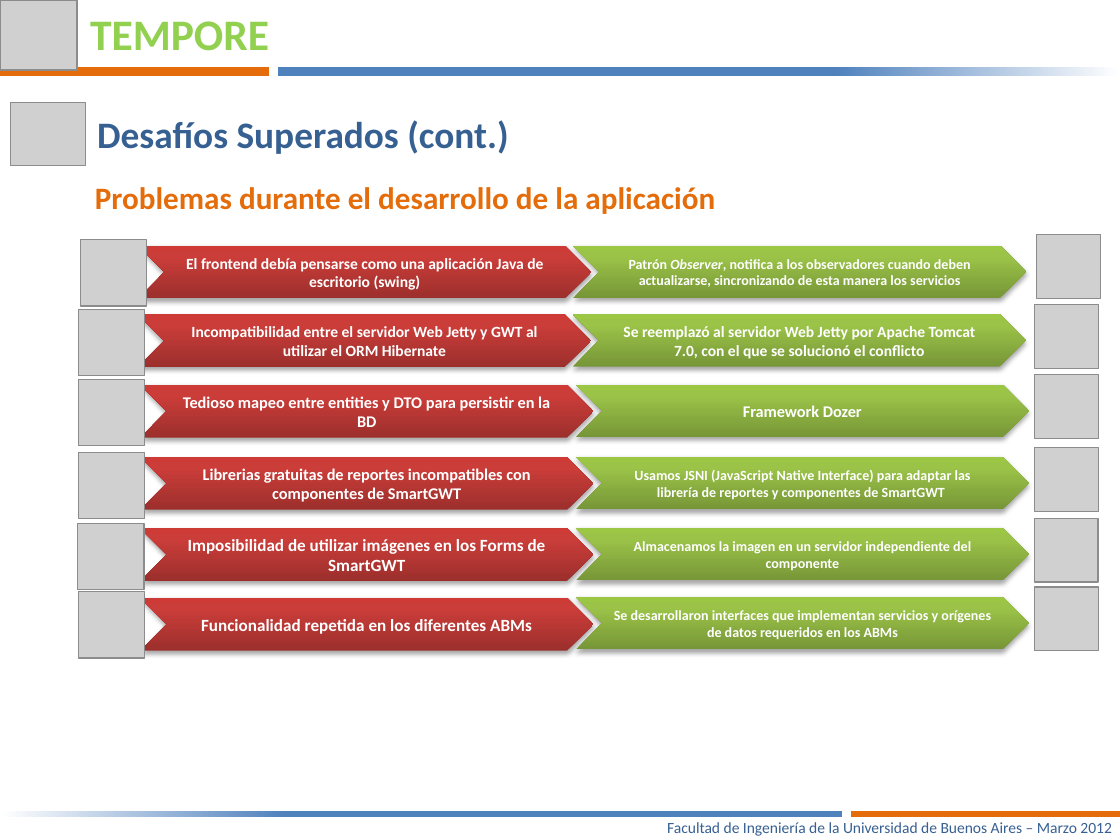
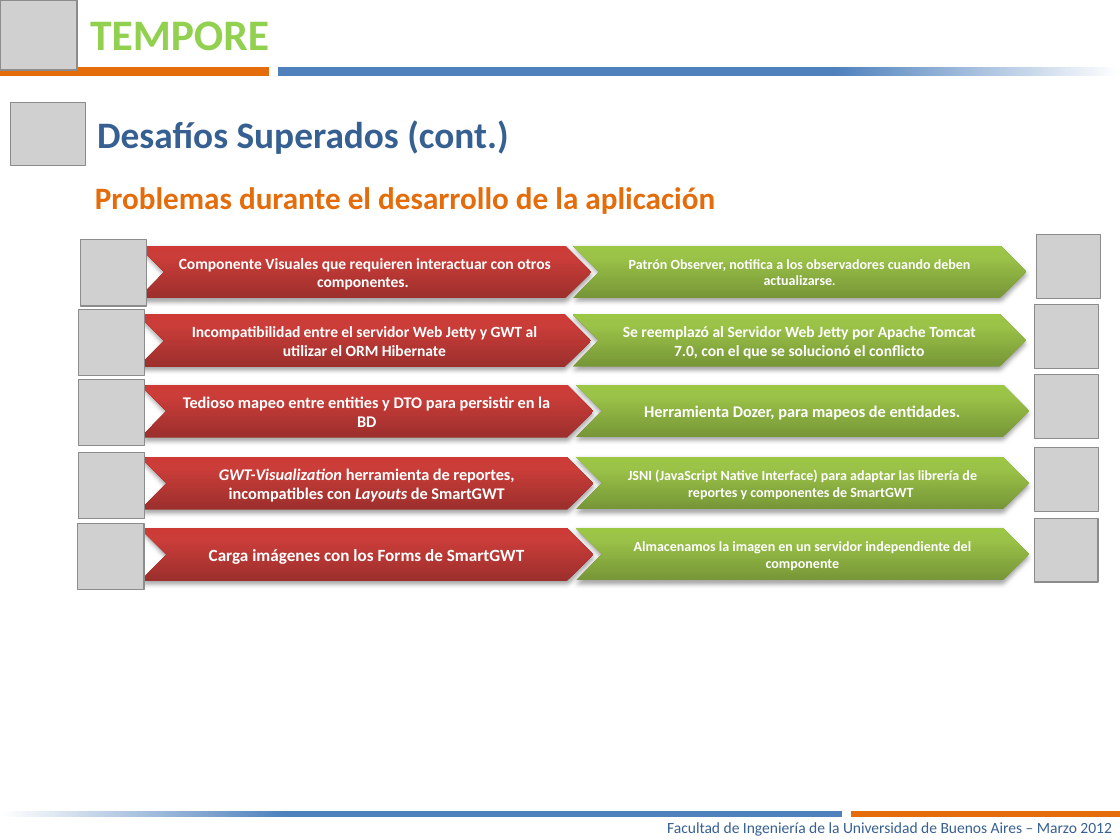
Before and after one commit to joshishimla99/tempore, a slide deck: slide 12 of docs/Presentacion Final/Tempore – Manejá tus tiempos-V6.pptx (slide 13 before the commit). Drawn at 1120x840 pixels with LibreOffice and Linux fonts; fonts in the diff are those of the drawing; grey boxes stand for pictures. Boxes give left, top, right and bottom in pixels: in the first picture for what was removed or moved away, otherwise in the second. Text is boxed around its words. In the diff, an @@ line names an element or a change of style, - is before the commit and + after.

```diff
--- a/docs/Presentacion Final/Tempore – Manejá tus tiempos-V6.pptx
+++ b/docs/Presentacion Final/Tempore – Manejá tus tiempos-V6.pptx
@@ text in chevron at [179, 258, 551, 290]: text changed @@
-El frontend debía pensarse como una aplicación Java de escritorio (swing)
+Componente Visuales que requieren interactuar con otros componentes.
@@ text in chevron at [629, 259, 971, 285]: text changed @@
-Patrón Observer, notifica a los observadores cuando deben actualizarse, sincronizando de esta manera los servicios
+Patrón Observer, notifica a los observadores cuando deben actualizarse.
@@ text in chevron at [623, 326, 976, 359]: text changed @@
-Se reemplazó al servidor Web Jetty por Apache Tomcat 7.0, con el que se solucionó el conflicto
+Se reemplazó al Servidor Web Jetty por Apache Tomcat 7.0, con el que se solucionó el conflicto
@@ text in chevron at [644, 405, 961, 420]: text changed @@
-Framework Dozer
+Herramienta Dozer, para mapeos de entidades.
@@ text in chevron at [219, 468, 514, 502]: text changed @@
-Librerias gratuitas de reportes incompatibles con componentes de SmartGWT
+GWT-Visualization herramienta de reportes, incompatibles con Layouts de SmartGWT
@@ text in chevron at [628, 470, 977, 499]: text changed @@
-Usamos JSNI (JavaScript Native Interface) para adaptar las librería de reportes y componentes de SmartGWT
+JSNI (JavaScript Native Interface) para adaptar las librería de reportes y componentes de SmartGWT
@@ text in chevron at [209, 549, 524, 564]: text changed @@
-Imposibilidad de utilizar imágenes en los Forms de SmartGWT
+Carga imágenes con los Forms de SmartGWT
@@ picture removed at [78, 592, 144, 659] @@
@@ chevron removed at [140, 598, 594, 651] @@
-Funcionalidad repetida en los diferentes ABMs
@@ chevron removed at [576, 597, 1029, 650] @@
-Se desarrollaron interfaces que implementan servicios y orígenes de datos requeridos en los ABMs
@@ picture removed at [1035, 587, 1099, 651] @@
```
Also in this commit, not shown: 3 other slides changed, 1 slide removed, 6 other files.
